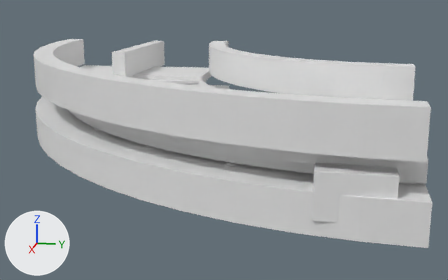
An edit to the glTF model assets/source/infrastructure/directorate/conveyors/models/curve_90_right/unpowered_lod0.glb, drawn before and after from the same camera.
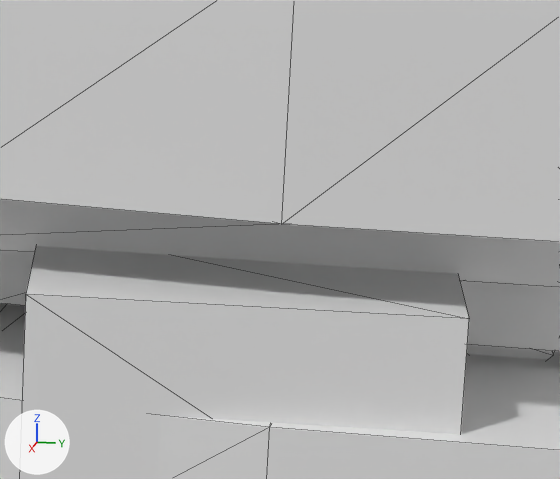
Each version appears first whole from a 50 mm lens placed at (0.5609, -0.0373, 0.3977), pointed at (0.1365, -0.1222, 0.2915), and next in a close-up on the part from 69% to 93% of the width and 41% to 74% of the height. The axes (+X, +Y, +Z) are drawn at lower left. The lights are the same throughout. The older version's two pictures come first. The close-ups show mesh edges as thin lines. Vertices at exactly the same position are counted once.

The first close-up shows 'unpowered_lod0'.
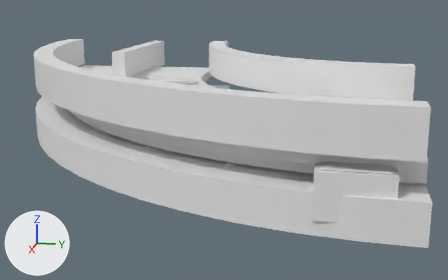
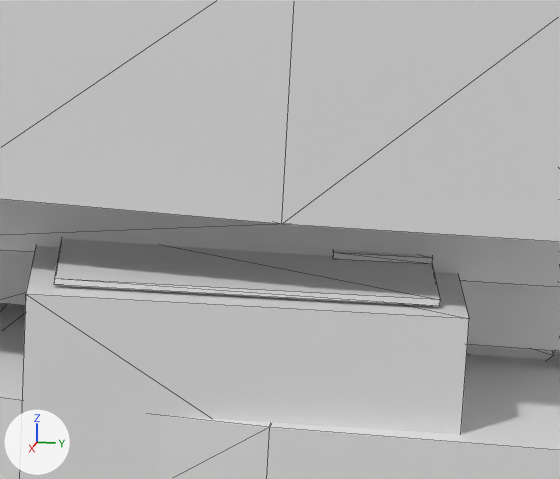
What differs and where, as boxes [x1, y1, x2, y2] in the close-ups (560 x 479 px):
part 1 of me_unpowered_lod0, added
    after: [54, 239, 440, 306]
part 2 of me_unpowered_lod0, added
    after: [332, 250, 433, 264]

The edits, one by one:
me_unpowered_lod0 is used by ob_unpowered_lod0; location (0.0, 0.0, 0.0).
me_unpowered_lod0 had 568 vertices, 1036 faces and spanned x -0.031..0.3, y -0.3..0.003, z 0.289..0.35.
me_unpowered_lod0 now has 584 vertices, 1060 faces and spans x -0.031..0.3, y -0.3..0.003, z 0.289..0.35.
me_unpowered_lod0 part 1: a new loose piece, a box spanning x 0.27778..0.295, y -0.04778..-0.01611, z 0.31972..0.32028.
me_unpowered_lod0 part 2: a new loose piece, a box spanning x 0.27778..0.28444, y -0.02444..-0.01611, z 0.32033..0.32089.
